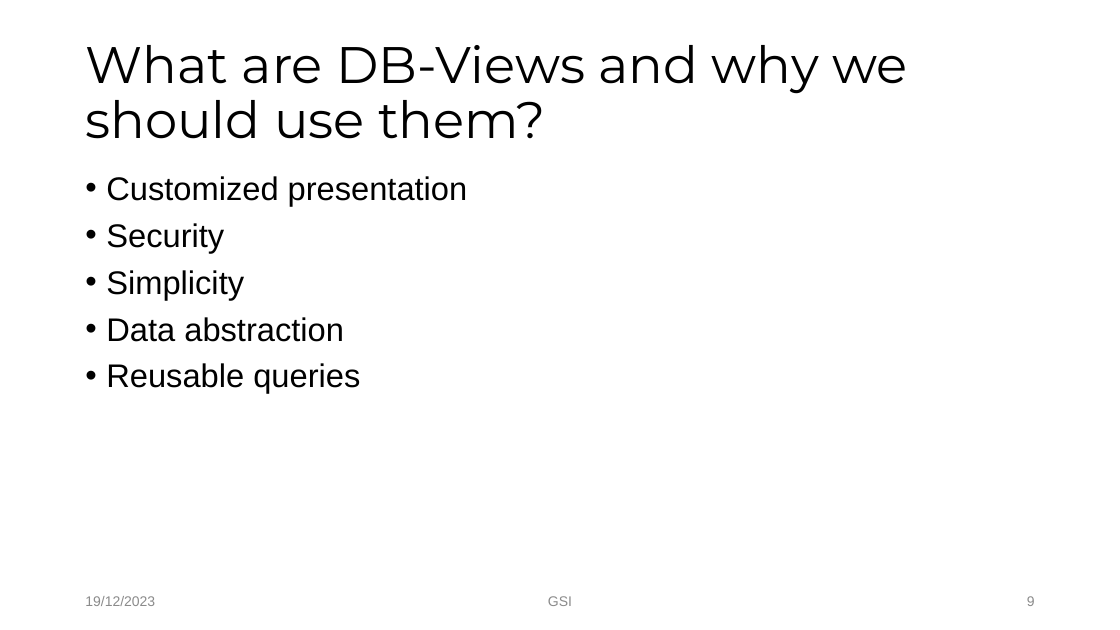
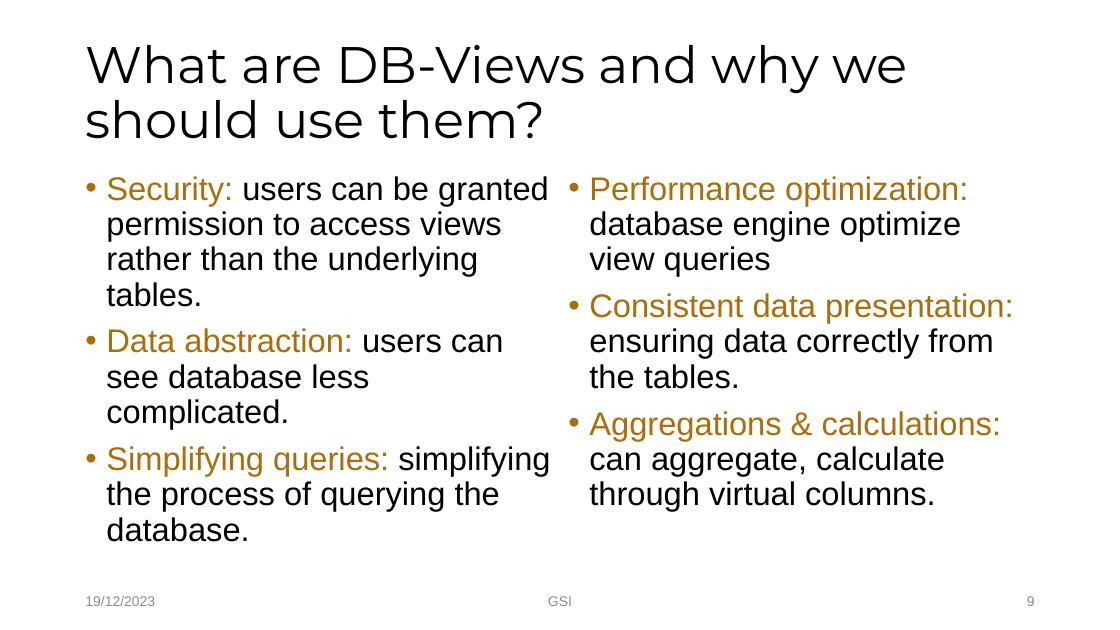
Before and after one commit to Tuyen92/my_bag, a slide deck: slide 9 of sprint.review.20231219_Tuyen.pptx. Drawn at 1120x630 pixels with LibreOffice and Linux fonts; fonts in the diff are those of the drawing; background and template pictures are left out. Boxes give left, top, right and bottom in pixels: in the first picture for what was removed or moved away, otherwise in the second. Text is boxed around its words. In the diff, an @@ line names an element or a change of style, - is before the commit and + after.

```diff
--- a/sprint.review.20231219_Tuyen.pptx
+++ b/sprint.review.20231219_Tuyen.pptx
@@ text at (x1=106, y1=176, x2=550, y2=542): text changed @@
-• Customized presentation
-• Security
-• Simplicity
-• Data abstraction
-• Reusable queries
+• Security: users can be granted permission to access views rather than the underlying tables.
+• Data abstraction: users can see database less complicated.
+• Simplifying queries: simplifying the process of querying the database.
@@ text added at (x1=589, y1=176, x2=1014, y2=511), 28 pt, text #000000 @@
+• Performance optimization: database engine optimize view queries
+• Consistent data presentation: ensuring data correctly from the tables.
+• Aggregations & calculations: can aggregate, calculate through virtual columns.
```
Also in this commit, not shown: 2 other slides changed.
